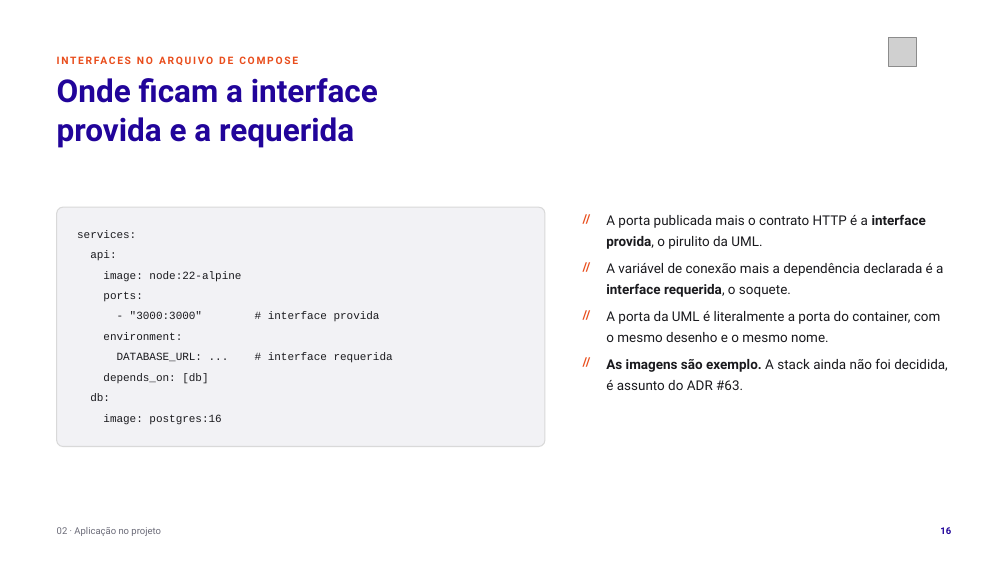
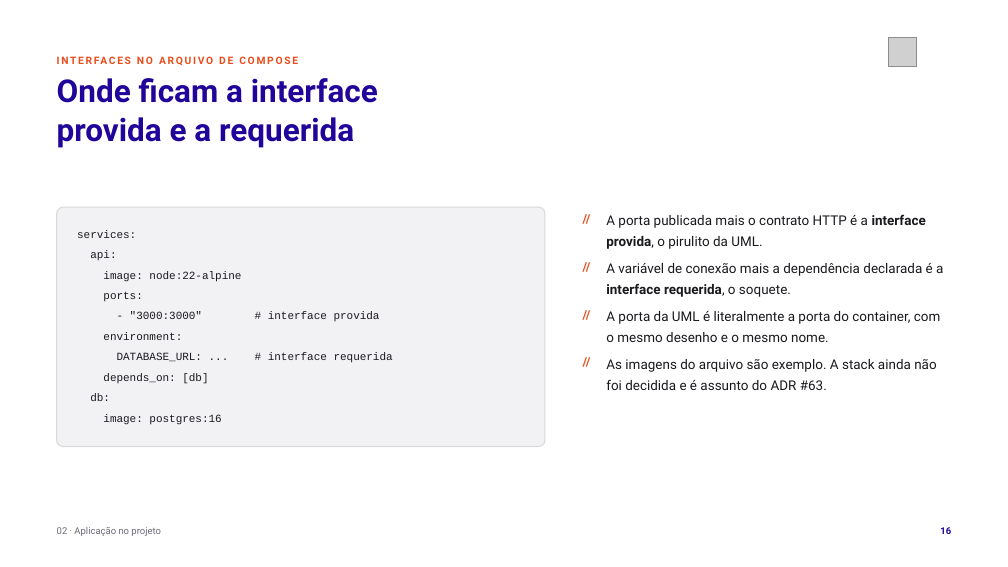
Before and after one commit to tcpassos/invite-app, a slide deck: slide 16 of trabalhos/T1-Docker-Invite-People.pptx. Drawn at 1008x567 pixels with LibreOffice and Linux fonts; fonts in the diff are those of the drawing; grey boxes stand for pictures. Boxes give left, top, right and bottom in pixels: in the first picture for what was removed or moved away, otherwise in the second. Text is boxed around its words. In the diff, an @@ line names an element or a change of style, - is before the commit and + after.

```diff
--- a/trabalhos/T1-Docker-Invite-People.pptx
+++ b/trabalhos/T1-Docker-Invite-People.pptx
@@ text at [606, 359, 936, 390]: text changed @@
-As imagens são exemplo. A stack ainda não foi decidida, é assunto do ADR #63.
+As imagens do arquivo são exemplo. A stack ainda não foi decidida e é assunto do ADR #63.
```
Also in this commit, not shown: 5 other slides changed, 9 other files.
